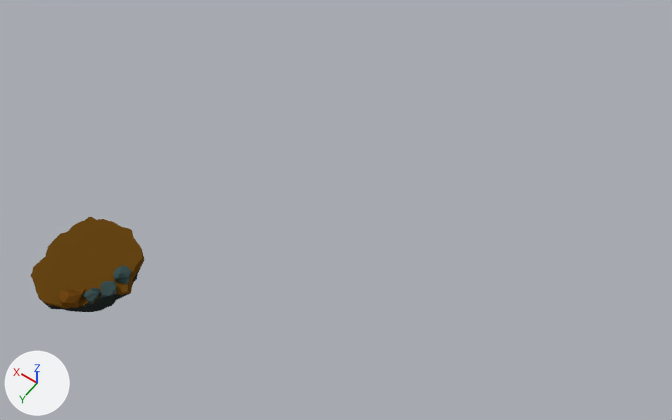
What one commit did to the Blender file Data/modelli 3d blender/simpleFloatingIsland.blend.
Rendered twice from a 50 mm camera at (-7.65, 7.55, 18.15) aimed at (-1.3, -1.35, 4.18). The lights are fixed; the arrows at lower left show +X, +Y and +Z.

The scene before the commit, as lines of its bpy script (objects in view):
```python
ob_cone = bpy.data.objects.new('Cone', me_cone)
ob_cone.location = (1.23, 2.0, 3.58)
ob_cone.rotation_euler = (0.0, -3.137, 1.134)  # degrees (0, -180, 65)
ob_icosphere_000 = bpy.data.objects.new('Icosphere.000', me_icosphere_003)
ob_icosphere_000.location = (0.95, 2.84, 4.45)
ob_icosphere_000.rotation_euler = (-2.474, -0.222, 1.843)  # degrees (-142, -13, 106)
ob_icosphere_000.scale = (0.114, 0.114, 0.114)
ob_icosphere_001 = bpy.data.objects.new('Icosphere.001', me_icosphere_002)
ob_icosphere_001.location = (0.85, 2.54, 4.45)
ob_icosphere_001.scale = (0.114, 0.114, 0.114)
ob_icosphere_002 = bpy.data.objects.new('Icosphere.002', me_icosphere_004)
ob_icosphere_002.location = (1.25, 3.14, 4.45)
ob_icosphere_002.rotation_euler = (0.0, 0.0, 1.484)  # degrees (0, 0, 85)
ob_icosphere_002.scale = (0.182, 0.182, 0.182)
ob_icosphere_003 = bpy.data.objects.new('Icosphere.003', me_icosphere_005)
ob_icosphere_003.location = (0.85, 2.24, 4.45)
ob_icosphere_003.rotation_euler = (0.0, 0.0, 1.484)  # degrees (0, 0, 85)
ob_icosphere_003.scale = (0.114, 0.114, 0.114)
```
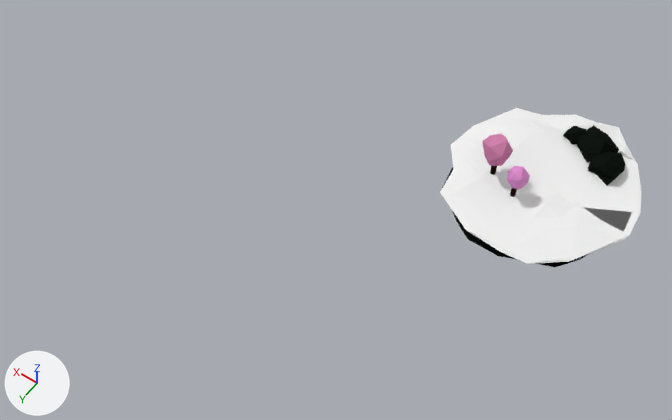
What differs and where, as boxes [x1, y1, x2, y2] in the pictures (672 x 420 px):
'Cube', added
    after: [440, 108, 641, 267]
'Cone', deleted (brown)
    before: [31, 217, 144, 312]
'Icosphere.002', recoloured, reshaped, moved, rescaled
    before: [59, 288, 85, 308]
    after: [576, 125, 619, 162]
'Icosphere.005', added (black)
    after: [588, 152, 626, 186]
'Cylinder.001', added (pink)
    after: [482, 134, 513, 175]
'Icosphere', added (pink)
    after: [507, 166, 530, 197]
'Icosphere.003', deleted
    before: [113, 265, 131, 285]
'Icosphere.004', added
    after: [563, 126, 586, 144]
'Icosphere.001', deleted
    before: [99, 281, 116, 298]
'Icosphere.000', deleted
    before: [81, 288, 101, 304]

What the commit changed:
Material 'ROCK.001' (mat_rock_001) changes colour from dark cyan #3d5252 to black #121612; in linear values from (0.0466, 0.0835, 0.0835) to (0.00603, 0.00808, 0.00603).
Material 'rosa' (mat_rosa) is new.
Its base color is (0.774, 0.288, 0.655) (pink #e492d4).
Material 'Material.001' (mat_material_001) is new.
Its base color is (0.016, 0.00663, 0.00564) (black #221311).
Material 'Material.003' (mat_material_003) is new.
Its base color is (0.65, 0.228, 0.422) (pink #d383ae).
Material 'neve' (mat_neve) is new.
Its base color is (0.897, 0.897, 0.897) (white #f3f3f3).
Material 'TERRA' (mat_terra) is new.
Its base color is (0.00368, 0.0056, 0.00428) (black #0c110e).
me_icosphere_004 is used by ob_icosphere_002; location (1.25, 3.14, 4.45); rotation (0.0, 0.0, 1.484), in degrees (0, 0, 85); scale (0.182, 0.182, 0.182).
me_icosphere_004 had 18 vertices, 30 faces and spanned x -2.12..0.66, y -1.11..1.27, z -0.54..0.86.
me_icosphere_004 no longer uses material mat_material (brown #6d4514).
me_icosphere_004 now has 17 vertices, 30 faces and spans x -1.94..1.04, y -1.35..1.58, z -0.67..1.2.
me_icosphere_004 part 1: the whole mesh is rebuilt.
me_icosphere_004 now uses material mat_rock_001 (black #121612).
Mesh me_icosphere is new.
It has 30 vertices, 40 faces and spans x -1.13..0.96, y -1.12..0.87, z -2.83..0.6.
Faces by material slot: [32, 8].
It uses material mat_rosa (pink #e492d4).
It uses material mat_material_001 (black #221311).
Mesh me_cylinder_001 is new.
It has 39 vertices, 58 faces and spans x -7.8..8.2, y -8.2..8.0, z -0.8..3.2.
Faces by material slot: [8, 50].
It uses material mat_material_001 (black #221311).
It uses material mat_material_003 (pink #d383ae).
Mesh me_cube is new.
It has 170 vertices, 161 faces and spans x -1.41..1.56, y -1.43..1.59, z -1.0..1.23.
Faces by material slot: [106, 55].
It uses material mat_terra (black #0c110e).
It uses material mat_neve (white #f3f3f3).
Mesh me_icosphere_007 is new.
It has 17 vertices, 30 faces and spans x -1.94..1.04, y -1.35..1.58, z -1.03..1.34.
It uses material mat_rock_001 (black #121612).
Mesh me_icosphere_008 is new.
It has 17 vertices, 30 faces and spans x -1.89..1.04, y -1.35..1.61, z -0.67..1.17.
It uses material mat_rock_001 (black #121612).
Object 'Icosphere.003' (ob_icosphere_003) is deleted.
Object 'Icosphere.002' (ob_icosphere_002) moves from (1.25, 3.14, 4.45) to (-4.62, -5.39, 4.36).
Object 'Icosphere.002' (ob_icosphere_002) is rescaled from (0.182, 0.182, 0.182) to (0.3, 0.3, 0.3).
Object 'Icosphere.000' (ob_icosphere_000) is deleted.
Object 'Cone' (ob_cone) is deleted.
Object 'Icosphere.001' (ob_icosphere_001) is deleted.
Object 'Icosphere' (ob_icosphere) is new; it shows me_icosphere.
Its location is (-3.88, -3.54, 4.94).
Its rotation in degrees is (15, 0, 0).
Its scale is (0.2, 0.203, 0.235).
Object 'Cylinder.001' (ob_cylinder_001) is new; it shows me_cylinder_001.
Its location is (-3.32, -3.75, 4.53).
Its scale is (0.0371, 0.0371, 0.268).
Object 'Cube' (ob_cube) is new; it shows me_cube.
Its location is (-4.09, -4.21, 3.42).
Its rotation in degrees is (0, 0, 174).
Its scale is (1.3, 1.34, 0.803).
Object 'Icosphere.004' (ob_icosphere_004) is new; it shows me_icosphere_007.
Its location is (-4.19, -5.48, 4.46).
Its rotation in degrees is (-142, -13, 106).
Its scale is (0.167, 0.167, 0.167).
Object 'Icosphere.005' (ob_icosphere_005) is new; it shows me_icosphere_008.
Its location is (-4.96, -5.1, 4.39).
Its rotation in degrees is (0, 0, 42).
Its scale is (0.261, 0.261, 0.261).
